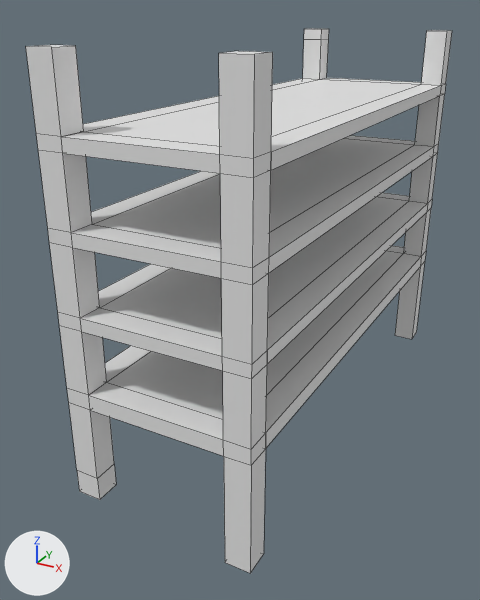
Two versions of the Blender file Assets/Models/Rack.blend, one commit apart.
The view is the same before and after, from a camera (50 mm lens) standing at (29.8, -31.3, 33.3) and looking at (3.8, 16.0, 9.7). The lights are fixed; the arrows at lower left show +X, +Y and +Z. The picture after the commit comes second. Mesh edges are drawn as thin lines.
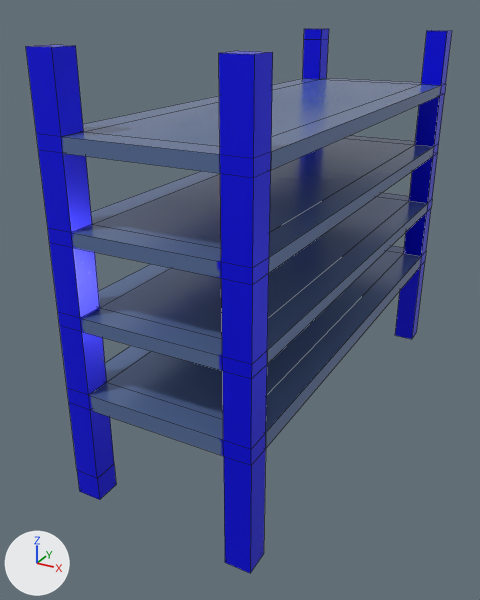
Boxes (x1, y1, x2, y2) around the edits, measured in the pictures (480 x 600 px):
'Cube', surface changed (white to blue)
    both: (26, 28, 452, 573)

What the commit changed:
Picture 'RackTexture' (img_racktexture) is new.
In material 'Material' (mat_material), base_color is no longer (0.8, 0.8, 0.8), white #e7e7e7.
In material 'Material' (mat_material), texture is now set to img_racktexture.
In material 'Material' (mat_material), metallic goes from 0.0 to 0.377.
In material 'Material' (mat_material), roughness goes from 0.5 to 0.238.
me_cube has 334 vertices, 332 faces and spans x -1.0..14.0, y -1.0..41.0, z -2.0..31.3.
me_cube is used by ob_cube; location (0.0, 0.0, 0.0).
me_cube part 1: texture (UV) coordinates of 332 of 332 faces, centred in x -1.0..14.0, y -1.0..41.0, z -2.0..31.3, changed; they spanned u 0.12..0.88, v 0.0..1.0 and now span u 0.02..0.98, v 0.02..0.97.
